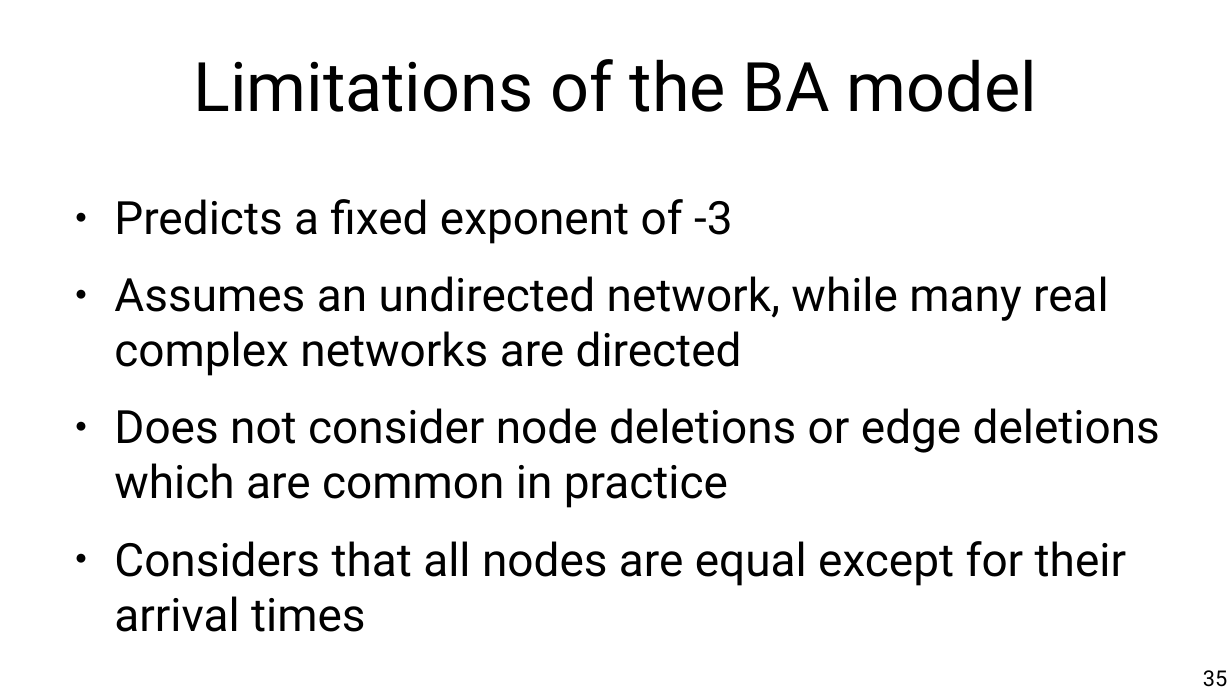
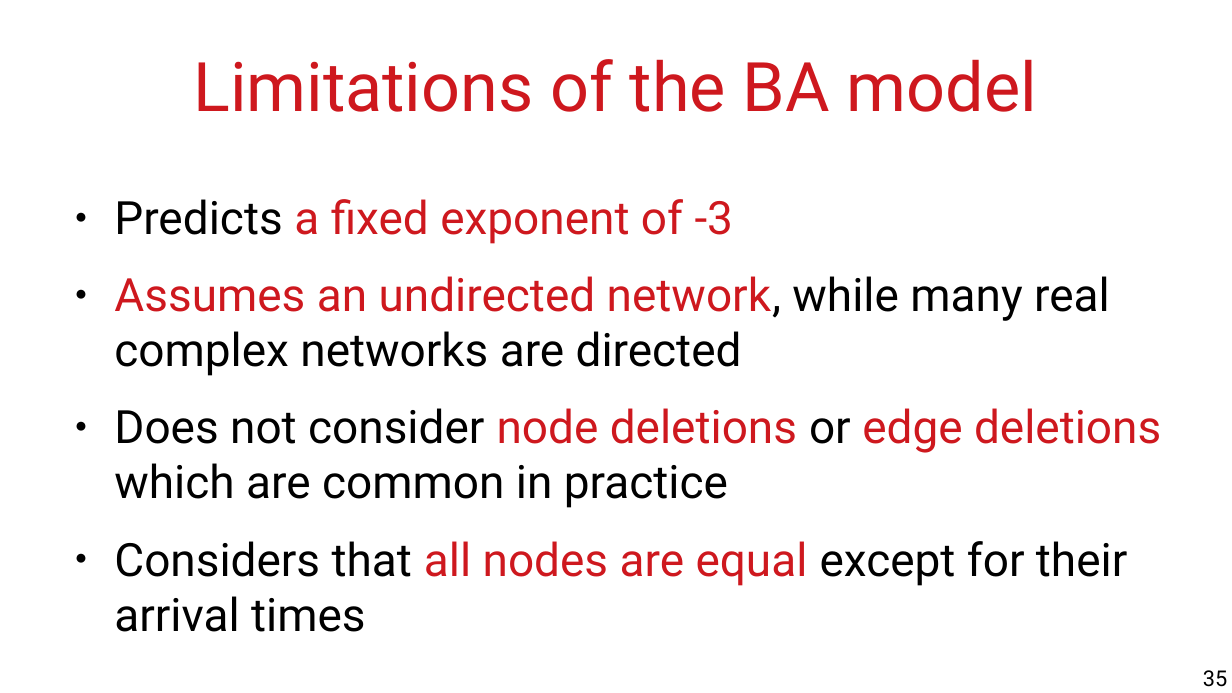
Before and after one commit to chatox/networks-science-course, a slide deck: slide 35 of theory/tt05_preferential_attachment.odp. Drawn at 1232x693 pixels with LibreOffice and Linux fonts; fonts in the diff are those of the drawing. Boxes give left, top, right and bottom in pixels: in the first picture for what was removed or moved away, otherwise in the second. Text is boxed around its words. In the diff, an @@ line names an element or a change of style, - is before the commit and + after.

```diff
--- a/theory/tt05_preferential_attachment.odp
+++ b/theory/tt05_preferential_attachment.odp
@@ title "Limitations of the BA model" at box(193, 59, 1037, 112): text colour #000000 to #CE181E @@
@@ text "Predicts a fixed exponent of ..." at box(114, 199, 1161, 632): text colour #000000 to #CE181E in "a fixed exponent of -3", "Assumes an undirected network,", "node deletions edge deletions", "all nodes are equal" @@
```
Also in this commit, not shown: 17 other slides changed, 5 slides added, 3 slides removed, 1 other file.
